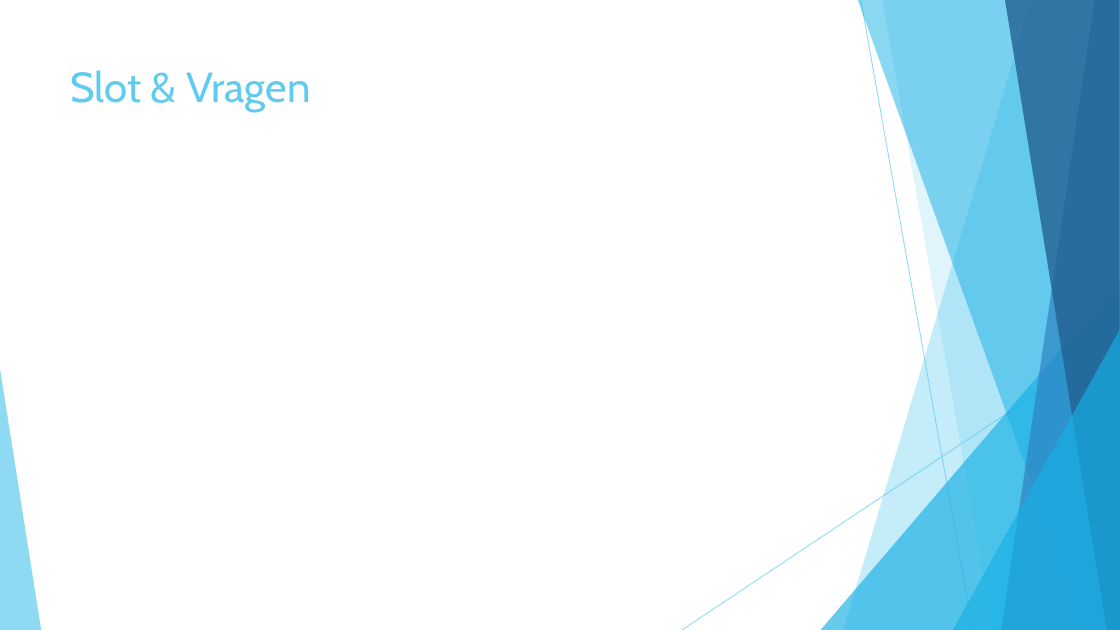
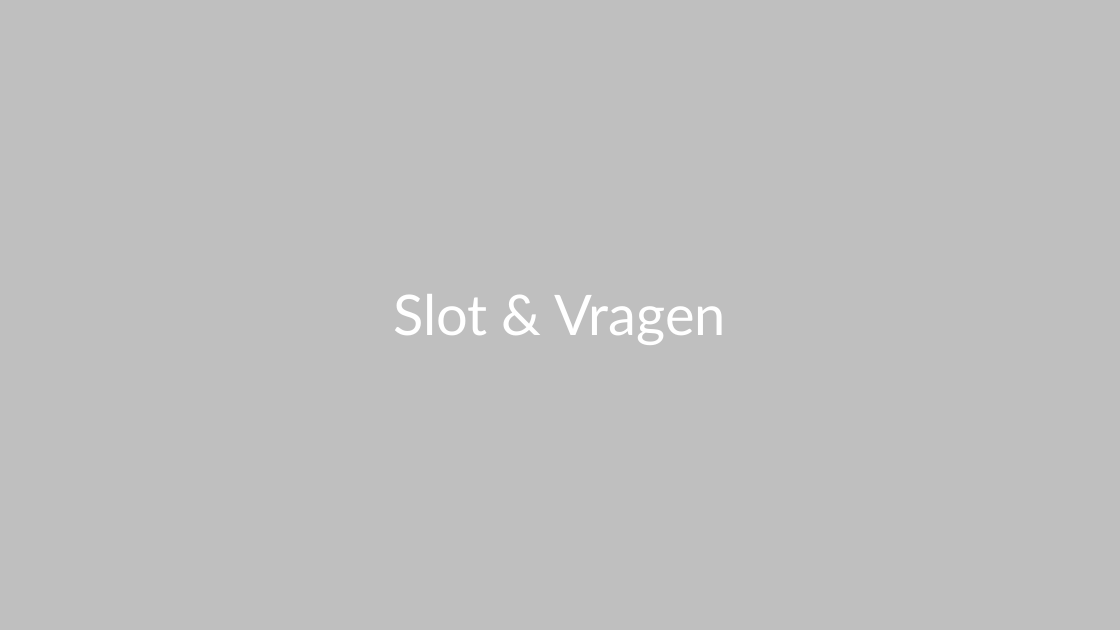
Before and after one commit to wouter503/IDP, a slide deck: slide 16 of Plan van aanpak/presentatie.pptx (slide 12 before the commit). Drawn at 1120x630 pixels with LibreOffice and Linux fonts; fonts in the diff are those of the drawing; background and template pictures are left out. Boxes give left, top, right and bottom in pixels: in the first picture for what was removed or moved away, otherwise in the second. Text is boxed around its words. In the diff, an @@ line names an element or a change of style, - is before the commit and + after.

```diff
--- a/Plan van aanpak/presentatie.pptx
+++ b/Plan van aanpak/presentatie.pptx
@@ background #FFFFFF to picture (left out) @@
@@ title "Slot & Vragen": place and size @@
-title "Slot & Vragen" at [71, 70, 311, 112]
+title "Slot & Vragen" at [393, 294, 726, 345]
@@ title "Slot & Vragen" at [393, 294, 726, 345]: size 36 to 48 pt, font Cabin to Lato, text colour #5FCBEF to #FFFFFF; alignment left to centre; line spacing 1 to 0.9 @@
@@ group removed at [0, 0, 1120, 630]: 5 freeform shapes, 3 triangles, 2 lines @@
```
Also in this commit, not shown: 11 other slides changed, 4 slides added.
